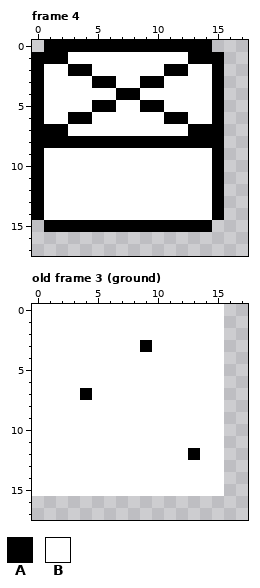
Edited in one commit: pixel-art file (assets/spritesheet.aseprite). The first picture shows the starting point.
64x64 pixels, 4 frames. Shown: frame 4: x 0..17, y 0..17; old frame 3 (ground): x 0..17, y 0..17. The commit also changed other frames, which this record leaves out.
Palette (. is transparent): A #000000  B #ffffff
Pixels before, frame 4, first column x 0:
 0 .AAAAAAAAAAAAAA.
 1 AAABBBBBBBBBBAAA
 2 ABBAABBBBBBAABBA
 3 ABBBBAABBAABBBBA
 4 ABBBBBBAABBBBBBA
 5 ABBBBAABBAABBBBA
 6 ABBAABBBBBBAABBA
 7 AAABBBBBBBBBBAAA
 8 AAAAAAAAAAAAAAAA
 9 ABBBBBBBBBBBBBBA
10 ABBBBBBBBBBBBBBA
11 ABBBBBBBBBBBBBBA
12 ABBBBBBBBBBBBBBA
13 ABBBBBBBBBBBBBBA
14 ABBBBBBBBBBBBBBA
15 .AAAAAAAAAAAAAA.
Pixels before, old frame 3 (ground), first column x 0:
 0 BBBBBBBBBBBBBBBB
 1 BBBBBBBBBBBBBBBB
 2 BBBBBBBBBBBBBBBB
 3 BBBBBBBBBABBBBBB
 4 BBBBBBBBBBBBBBBB
 5 BBBBBBBBBBBBBBBB
 6 BBBBBBBBBBBBBBBB
 7 BBBBABBBBBBBBBBB
 8 BBBBBBBBBBBBBBBB
 9 BBBBBBBBBBBBBBBB
10 BBBBBBBBBBBBBBBB
11 BBBBBBBBBBBBBBBB
12 BBBBBBBBBBBBBABB
13 BBBBBBBBBBBBBBBB
14 BBBBBBBBBBBBBBBB
15 BBBBBBBBBBBBBBBB
Now the later version:
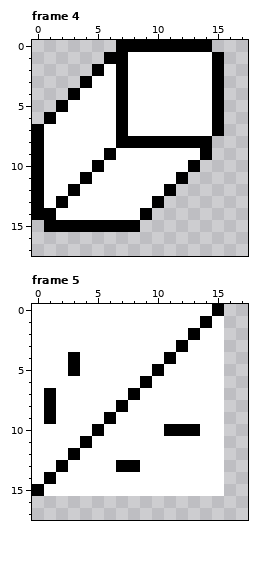
A new or re-ordered frame is compared with the old frame closest to it.
What changed:
{"change": "frames 4 -> 13"}
{"where": "frame 4"}
{"frame":4,"y":0,"x":1,"old":"AAAAAA","new":"......"}
{"frame":4,"y":1,"x":0,"old":"AAABBBBB","new":"......AA"}
{"frame":4,"y":1,"x":13,"old":"AA","new":"BB"}
{"frame":4,"y":2,"x":0,"old":"ABBAAB","new":".....A"}
{"frame":4,"y":2,"x":7,"old":"B","new":"A"}
{"frame":4,"y":2,"x":11,"old":"AA","new":"BB"}
{"frame":4,"y":3,"x":0,"old":"ABBBBAAB","new":"....ABBA"}
{"frame":4,"y":3,"x":9,"old":"AA","new":"BB"}
{"frame":4,"y":4,"x":0,"old":"ABBB","new":"...A"}
{"frame":4,"y":4,"x":8,"old":"A","new":"B"}
{"frame":4,"y":5,"x":0,"old":"ABB","new":"..A"}
{"frame":4,"y":5,"x":5,"old":"AAB","new":"BBA"}
{"frame":4,"y":5,"x":9,"old":"AA","new":"BB"}
{"frame":4,"y":6,"x":0,"old":"AB","new":".A"}
{"frame":4,"y":6,"x":3,"old":"AA","new":"BB"}
{"frame":4,"y":6,"x":7,"old":"B","new":"A"}
{"frame":4,"y":6,"x":11,"old":"AA","new":"BB"}
{"frame":4,"y":7,"x":1,"old":"AA","new":"BB"}
{"frame":4,"y":7,"x":7,"old":"B","new":"A"}
{"frame":4,"y":7,"x":13,"old":"AA","new":"BB"}
{"frame":4,"y":8,"x":1,"old":"AAAAAA","new":"BBBBBB"}
{"frame":4,"y":8,"x":15,"old":"A","new":"."}
{"frame":4,"y":9,"x":6,"old":"B","new":"A"}
{"frame":4,"y":9,"x":14,"old":"BA","new":"A."}
{"frame":4,"y":10,"x":5,"old":"B","new":"A"}
{"frame":4,"y":10,"x":13,"old":"BBA","new":"A.."}
{"frame":4,"y":11,"x":4,"old":"B","new":"A"}
{"frame":4,"y":11,"x":12,"old":"BBBA","new":"A..."}
{"frame":4,"y":12,"x":3,"old":"B","new":"A"}
{"frame":4,"y":12,"x":11,"old":"BBBBA","new":"A...."}
{"frame":4,"y":13,"x":2,"old":"B","new":"A"}
{"frame":4,"y":13,"x":10,"old":"BBBBBA","new":"A....."}
{"frame":4,"y":14,"x":1,"old":"B","new":"A"}
{"frame":4,"y":14,"x":9,"old":"BBBBBBA","new":"A......"}
{"frame":4,"y":15,"x":9,"old":"AAAAAA","new":"......"}
{"where": "frame 5 is new; against old frame 3 (ground)"}
{"frame":5,"y":0,"x":15,"old":"B","new":"A"}
{"frame":5,"y":1,"x":14,"old":"B","new":"A"}
{"frame":5,"y":2,"x":13,"old":"B","new":"A"}
{"frame":5,"y":3,"x":9,"old":"A","new":"B"}
{"frame":5,"y":3,"x":12,"old":"B","new":"A"}
{"frame":5,"y":4,"x":3,"old":"B","new":"A"}
{"frame":5,"y":4,"x":11,"old":"B","new":"A"}
{"frame":5,"y":5,"x":3,"old":"B","new":"A"}
{"frame":5,"y":5,"x":10,"old":"B","new":"A"}
{"frame":5,"y":6,"x":9,"old":"B","new":"A"}
{"frame":5,"y":7,"x":1,"old":"B","new":"A"}
{"frame":5,"y":7,"x":4,"old":"A","new":"B"}
{"frame":5,"y":7,"x":8,"old":"B","new":"A"}
{"frame":5,"y":8,"x":1,"old":"B","new":"A"}
{"frame":5,"y":8,"x":7,"old":"B","new":"A"}
{"frame":5,"y":9,"x":1,"old":"B","new":"A"}
{"frame":5,"y":9,"x":6,"old":"B","new":"A"}
{"frame":5,"y":10,"x":5,"old":"B","new":"A"}
{"frame":5,"y":10,"x":11,"old":"BBB","new":"AAA"}
{"frame":5,"y":11,"x":4,"old":"B","new":"A"}
{"frame":5,"y":12,"x":3,"old":"B","new":"A"}
{"frame":5,"y":12,"x":13,"old":"A","new":"B"}
{"frame":5,"y":13,"x":2,"old":"B","new":"A"}
{"frame":5,"y":13,"x":7,"old":"BB","new":"AA"}
{"frame":5,"y":14,"x":1,"old":"B","new":"A"}
{"frame":5,"y":15,"x":0,"old":"B","new":"A"}
{"label":"changed","picture_box":[32,40,224,232]}
{"label":"changed","picture_box":[32,304,224,496]}
